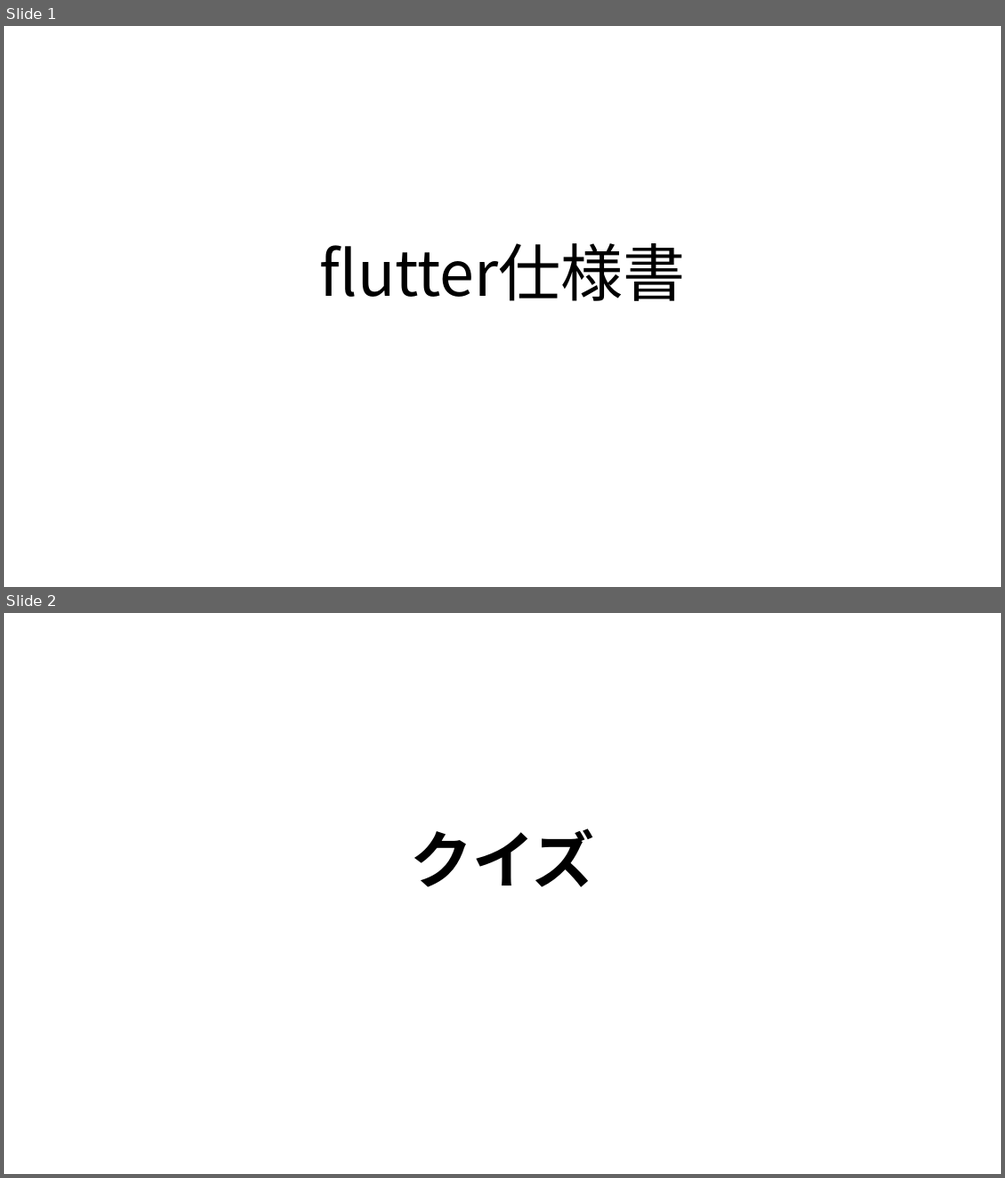
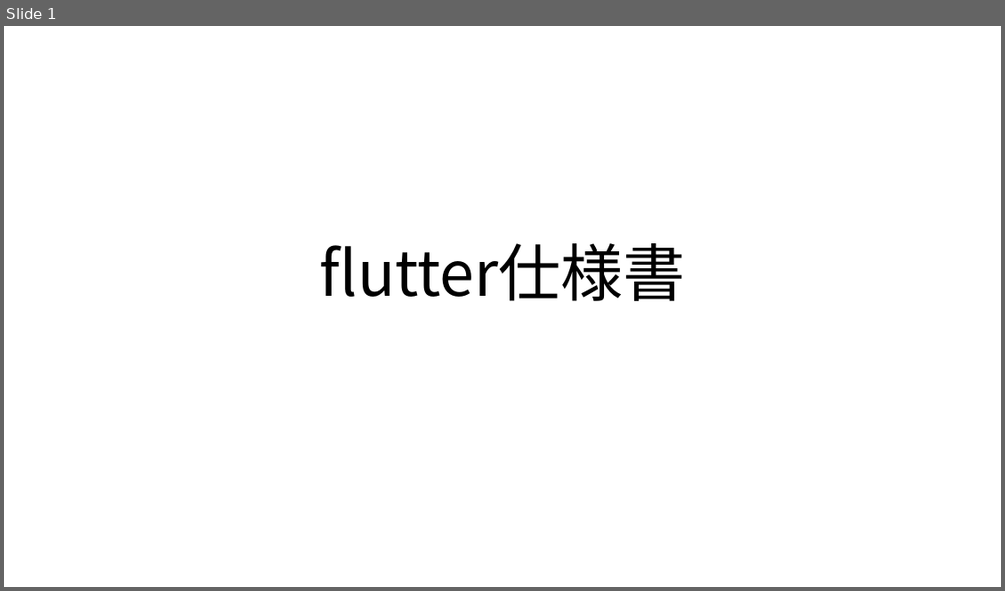
Before and after one commit to Maple-robin/flutter2025, a slide deck: flutter_仕様書.pptx. Shown one above the other, each under a label of ours: slides 1 and 2 before the commit, slide 1 after it. The pictures are 1005x1178 and 1005x591 pixels, drawn with LibreOffice and Linux fonts; fonts in the diff are those of the drawing. Boxes give left, top, right and bottom in pixels: in the first picture for what was removed or moved away, otherwise in the second. Text is boxed around its words. In the diff, an @@ line names an element or a change of style, - is before the commit and + after.

```diff
--- a/flutter_仕様書.pptx
+++ b/flutter_仕様書.pptx
@@ slide 2 removed at (4,613,1001,1174), background #FFFFFF @@
@@ title removed at (410,828,595,887) @@
-クイズ
```
Also in this commit, not shown: 2 slides added, 1 other slide removed, 1 other file.
